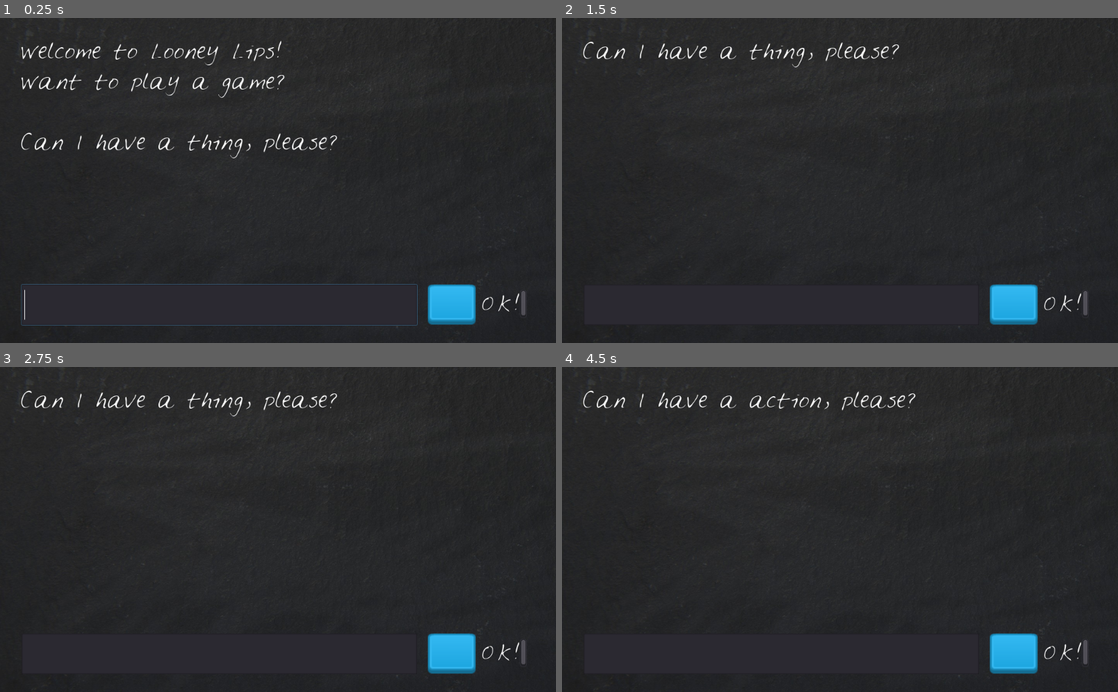
Above: before the commit, frames 1-4 (two rows, left to right).
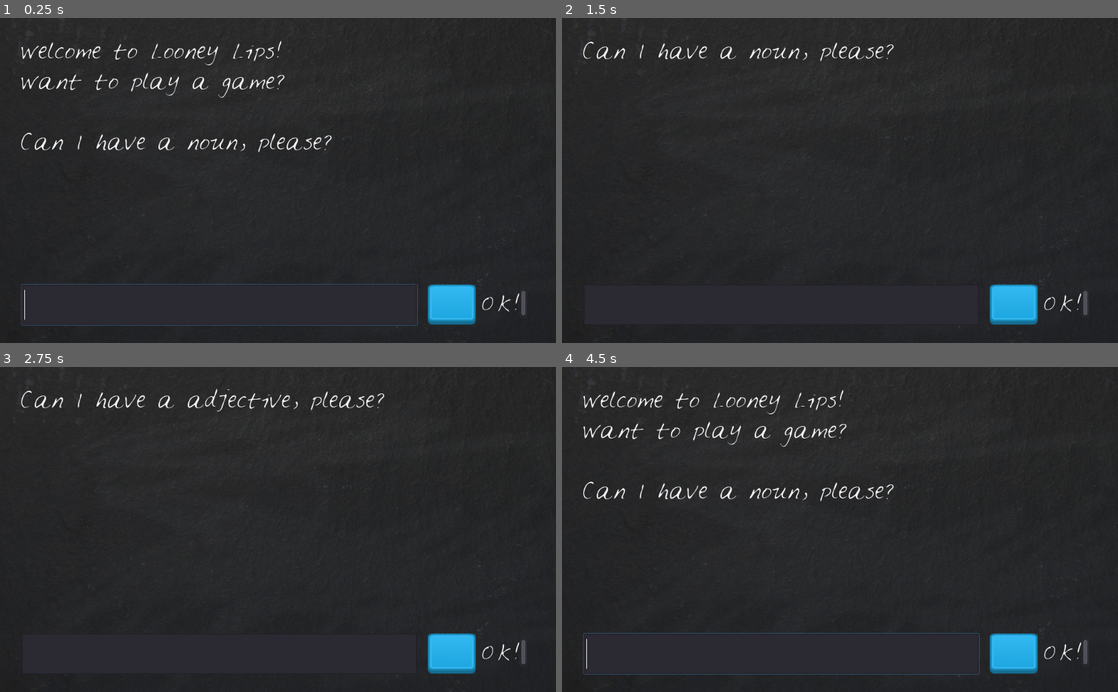
Above: after the commit, the same moments.

Repository: psstoyanov/Looney_Lips
Game: Godot game, scene res://LooneyLips.tscn
Two runs of this game, one before a commit and one after it. Both use one fixed random seed, a clock stepped at 60 frames per second and the inputs below.
Inputs (mouse positions are in pixels of both pictures, inside the frame that each line leads up to):
- Up to frame 1 (0.25 s): no input
- Up to frame 2 (1.5 s): click (778, 304) at 0.52 s; type "12" at 0.6 s; click "OK!" at 1.25 s
- Up to frame 3 (2.75 s): click "OK!" at 2 s
- Up to frame 4 (4.5 s): click "OK!" at 2.75 s; tap Enter at 3.5 s; click "OK!" (after the commit: "Again!") at 4.25 s

The runs differ from the first frame. In frame 1, 0.5% of the frame differs, in the area x 33-61%, y 35-44%; in frame 2, 0.5%; in frame 3, 0.6%; in frame 4, 2.4%, in the area x 3-76%, y 7-95%.

Commit message:
S2L13 - Dictionaries - Adding a Story Template
- Convert "story" and "prompt" into a dictionary template
- Create an array of story dictionaries
- Refactor to use the new dictionaries instead
- Choose a story at random

Fix:
- Add a word prompt when calling the intro
Refactor:
- Use a new word prompt variable instead of hard coded string

Diff:
--- a/LooneyLips.gd
+++ b/LooneyLips.gd
@@ -5,16 +5,35 @@
 
 var story = "Once upon a time %s ate a %s and felt very %s. He was quite %s to %s very %s"
 
-var intro = "Welcome to Looney Lips! \nWant to play a game? \n \nCan I have a " + prompt[player_words.size()] + ", please?"
+var template = [{
+		"prompt" : ["thing", "adjective", "feeling", "feeling", "action", "feeling"],
+		"story" : "Once upon a time %s ate a %s and felt very %s. He was quite %s to %s very %s"
+		},{
+		"prompt" : ["noun", "adjective", "verb"],
+		"story" : "Once upon a time %s bough %s and hastily %s."
+		}]
+
+var current_story
+
+var intro = "Welcome to Looney Lips! \nWant to play a game? \n \n"
+var new_word_promt = "Can I have a %s, please?"
 var play_again_txt = "\n\n\n\nDo you want to play again?"
 var button_again = "Again!"
 
 func _ready():
+	prepare_game()
+
+func prepare_game():
+	choose_random_story()
 	display_intro()
 	$Blackboard/LineEdit.grab_focus()
 
+func choose_random_story():
+	randomize()
+	current_story = template[randi() % template.size()]
+
 func display_intro():
-	$Blackboard/StoryText.text = intro
+	$Blackboard/StoryText.text = intro + (new_word_promt % current_story.prompt[player_words.size()])
 
 func _on_TextureButton_pressed():
 	check_player_words_lenght()
@@ -23,7 +42,7 @@
 	check_player_words_lenght()
 
 func check_player_words_lenght():
-	if(player_words.size() < prompt.size()):
+	if(player_words.size() < current_story.prompt.size()):
 		add_player_word_to_story()
 	elif(check_if_game_has_finished()):
 		tell_story()
@@ -31,12 +50,12 @@
 		restart_the_game()
 
 func add_player_word_to_story():
-	$Blackboard/StoryText.text = ("Can I have a " + prompt[player_words.size()] + ", please?")
+	$Blackboard/StoryText.text = (new_word_promt % current_story.prompt[player_words.size()])
 	player_words.append($Blackboard/LineEdit.text)
 	$Blackboard/LineEdit.text = ""
 
 func tell_story():
-	$Blackboard/StoryText.text = story % player_words
+	$Blackboard/StoryText.text = current_story.story % player_words
 	show_play_again()
 
 func show_play_again():
